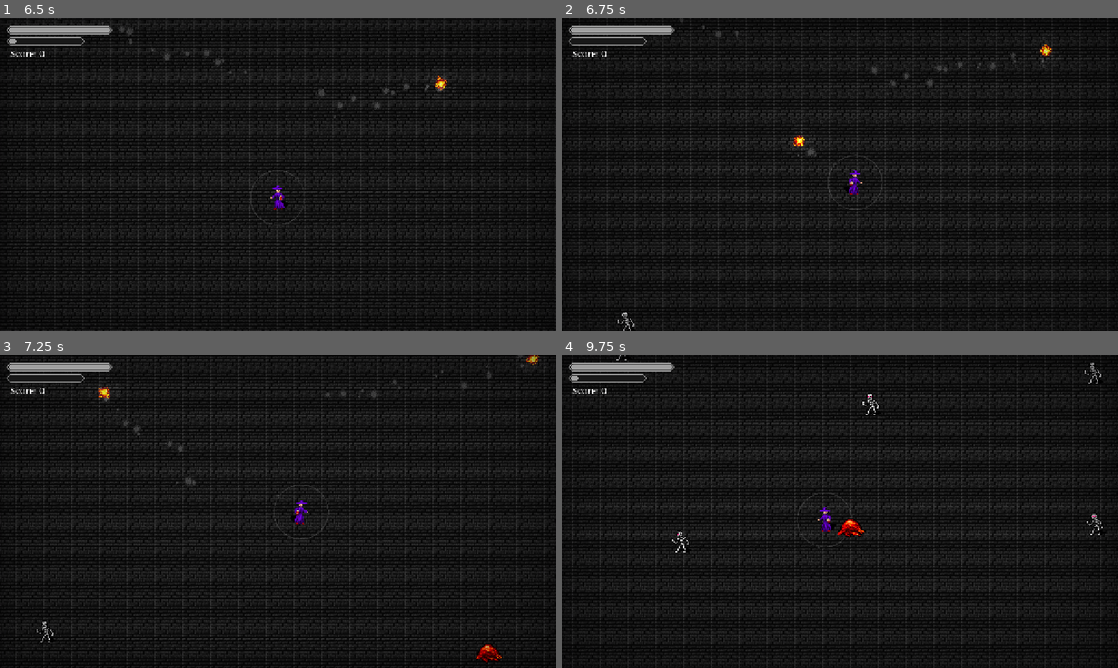
Above: before the commit, frames 1-4 (two rows, left to right).
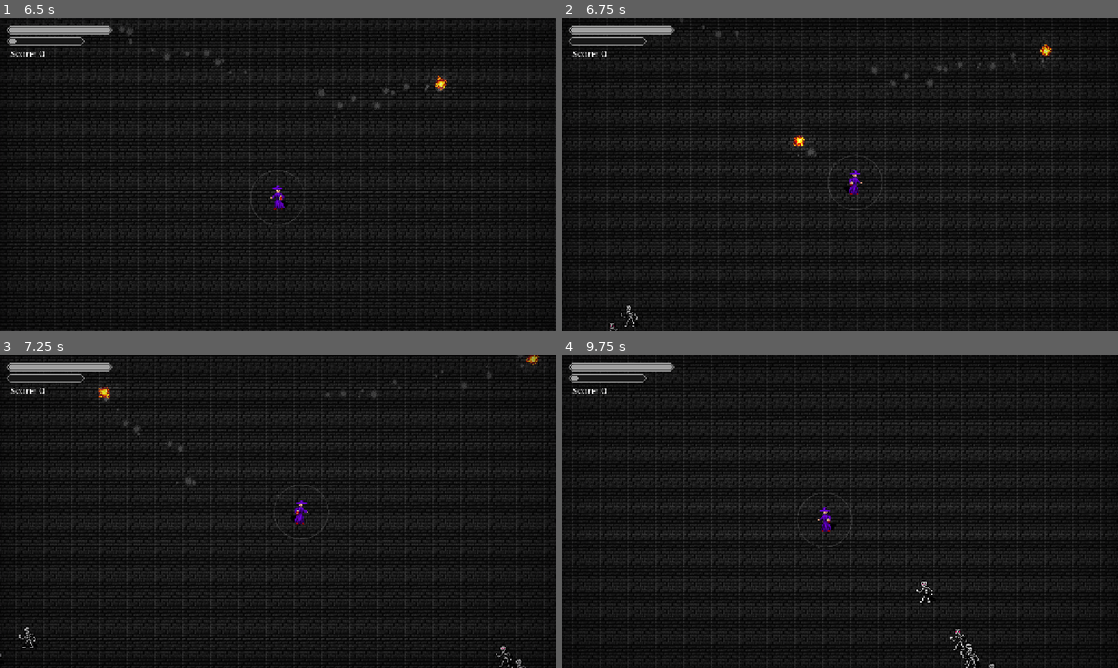
Above: after the commit, the same moments.

Repository: adrianwhatfield/ancient-arena
Game: Godot game, scene res://Scenes/Scenes/Menu/death_screen.tscn
The game is run twice, just before and just after one commit, with the same random seed, the same clock (stepped at 60 frames per second) and the same inputs. This scene is started directly instead of the project's main scene.
Inputs (mouse positions are in pixels of both pictures, inside the frame that each line leads up to):
- Up to frame 1 (6.5 s): click "Restart" at 0.5 s; tap Enter at 1.25 s; move the mouse to (400, 158) at 1.27 s; hold D (right) 1.28-2.03 s; click (400, 158) at 1.35 s; move the mouse to (166, 190) at 2.02 s; hold S (down) 2.03-2.78 s; click (166, 190) at 2.1 s; move the mouse to (333, 105) at 2.77 s; hold D (right) 2.78-3.53 s; click (333, 105) at 2.85 s; move the mouse to (250, 237) at 3.52 s; hold W (up) 3.53-4.28 s; click (250, 237) at 3.6 s; move the mouse to (444, 221) at 4.27 s; hold A (left) 4.28-5.78 s; click (444, 221) at 4.35 s; move the mouse to (111, 127) at 5.02 s; click (111, 127) at 5.1 s; move the mouse to (305, 174) at 5.77 s; hold S (down) from 5.78 s (still down); click (305, 174) at 5.85 s
- Up to frame 2 (6.75 s): move the mouse to (756, 96) at 6.52 s; release S (down) at 6.53 s; hold D (right) from 6.53 s (still down); click (756, 96) at 6.6 s
- Up to frame 3 (7.25 s): keep holding D (right)
- Up to frame 4 (9.75 s): move the mouse to (962, 495) at 7.27 s; release D (right) at 7.28 s; hold W (up) 7.28-8.03 s; click (962, 495) at 7.35 s; move the mouse to (728, 527) at 8.02 s; hold D (right) 8.03-8.78 s; click (728, 527) at 8.1 s; move the mouse to (895, 442) at 8.77 s; hold S (down) 8.78-9.53 s; click (895, 442) at 8.85 s; move the mouse to (812, 574) at 9.52 s; hold A (left) from 9.53 s (still down); click (812, 574) at 9.6 s

Frame 1 is identical in both runs. In frame 2, 0.1% of the frame differs, in the area x 8-14%, y 91-100%; in frame 3, 0.4%; in frame 4, 0.7%, in the area x 9-98%, y 0-100%.

Commit message:
Add boid behaviour to enemies

Diff:
--- a/ancient_arena/Resources/arena_tiles.tres
+++ b/ancient_arena/Resources/arena_tiles.tres
@@ -19,103 +19,75 @@
 texture = ExtResource("1_ns0e4")
 texture_region_size = Vector2i(32, 32)
 0:0/0 = 0
-0:0/0/physics_layer_0/linear_velocity = Vector2(0, 0)
-0:0/0/physics_layer_0/angular_velocity = 0.0
 
 [sub_resource type="TileSetAtlasSource" id="TileSetAtlasSource_xcxgx"]
 texture = ExtResource("2_pafh5")
 texture_region_size = Vector2i(32, 32)
 0:0/0 = 0
-0:0/0/physics_layer_0/linear_velocity = Vector2(0, 0)
-0:0/0/physics_layer_0/angular_velocity = 0.0
 
 [sub_resource type="TileSetAtlasSource" id="TileSetAtlasSource_q1gil"]
 texture = ExtResource("3_pqa0h")
 texture_region_size = Vector2i(32, 32)
 0:0/0 = 0
-0:0/0/physics_layer_0/linear_velocity = Vector2(0, 0)
-0:0/0/physics_layer_0/angular_velocity = 0.0
 
 [sub_resource type="TileSetAtlasSource" id="TileSetAtlasSource_ah2mg"]
 texture = ExtResource("4_gy7gd")
 texture_region_size = Vector2i(32, 32)
 0:0/0 = 0
-0:0/0/physics_layer_0/linear_velocity = Vector2(0, 0)
-0:0/0/physics_layer_0/angular_velocity = 0.0
 
 [sub_resource type="TileSetAtlasSource" id="TileSetAtlasSource_immhx"]
 texture = ExtResource("5_vkl5c")
 texture_region_size = Vector2i(32, 32)
 0:0/0 = 0
-0:0/0/physics_layer_0/linear_velocity = Vector2(0, 0)
-0:0/0/physics_layer_0/angular_velocity = 0.0
 
 [sub_resource type="TileSetAtlasSource" id="TileSetAtlasSource_is608"]
 texture = ExtResource("6_onerw")
 texture_region_size = Vector2i(32, 32)
 0:0/0 = 0
-0:0/0/physics_layer_0/linear_velocity = Vector2(0, 0)
-0:0/0/physics_layer_0/angular_velocity = 0.0
 0:0/0/physics_layer_0/polygon_0/points = PackedVector2Array(-16, -16, 16, -16, 16, 16, -16, 16)
 
 [sub_resource type="TileSetAtlasSource" id="TileSetAtlasSource_2o4a2"]
 texture = ExtResource("7_0js32")
 texture_region_size = Vector2i(32, 32)
 0:0/0 = 0
-0:0/0/physics_layer_0/linear_velocity = Vector2(0, 0)
-0:0/0/physics_layer_0/angular_velocity = 0.0
 0:0/0/physics_layer_0/polygon_0/points = PackedVector2Array(-16, -16, 16, -16, 16, 16, -16, 16)
 
 [sub_resource type="TileSetAtlasSource" id="TileSetAtlasSource_4fvrb"]
 texture = ExtResource("8_eqcb5")
 texture_region_size = Vector2i(32, 32)
 0:0/0 = 0
-0:0/0/physics_layer_0/linear_velocity = Vector2(0, 0)
-0:0/0/physics_layer_0/angular_velocity = 0.0
 0:0/0/physics_layer_0/polygon_0/points = PackedVector2Array(-16, -16, 16, -16, 16, 16, -16, 16)
 
 [sub_resource type="TileSetAtlasSource" id="TileSetAtlasSource_sihtt"]
 texture = ExtResource("9_pn1xj")
 texture_region_size = Vector2i(32, 32)
 0:0/0 = 0
-0:0/0/physics_layer_0/linear_velocity = Vector2(0, 0)
-0:0/0/physics_layer_0/angular_velocity = 0.0
 0:0/0/physics_layer_0/polygon_0/points = PackedVector2Array(-16, -16, 16, -16, 16, 16, -16, 16)
 
 [sub_resource type="TileSetAtlasSource" id="TileSetAtlasSource_atig8"]
 texture = ExtResource("10_abmu8")
 texture_region_size = Vector2i(32, 32)
 0:0/0 = 0
-0:0/0/physics_layer_0/linear_velocity = Vector2(0, 0)
-0:0/0/physics_layer_0/angular_velocity = 0.0
 
 [sub_resource type="TileSetAtlasSource" id="TileSetAtlasSource_vmpjv"]
 texture = ExtResource("11_g2uni")
 texture_region_size = Vector2i(32, 32)
 0:0/0 = 0
-0:0/0/physics_layer_0/linear_velocity = Vector2(0, 0)
-0:0/0/physics_layer_0/angular_velocity = 0.0
 
 [sub_resource type="TileSetAtlasSource" id="TileSetAtlasSource_uysw0"]
 texture = ExtResource("12_qkq1i")
 texture_region_size = Vector2i(32, 32)
 0:0/0 = 0
-0:0/0/physics_layer_0/linear_velocity = Vector2(0, 0)
-0:0/0/physics_layer_0/angular_velocity = 0.0
 
 [sub_resource type="TileSetAtlasSource" id="TileSetAtlasSource_183nm"]
 texture = ExtResource("13_j57kx")
 texture_region_size = Vector2i(32, 32)
 0:0/0 = 0
-0:0/0/physics_layer_0/linear_velocity = Vector2(0, 0)
-0:0/0/physics_layer_0/angular_velocity = 0.0
 
 [sub_resource type="TileSetAtlasSource" id="TileSetAtlasSource_yfy6m"]
 texture = ExtResource("14_j7i70")
 texture_region_size = Vector2i(32, 32)
 0:0/0 = 0
-0:0/0/physics_layer_0/linear_velocity = Vector2(0, 0)
-0:0/0/physics_layer_0/angular_velocity = 0.0
 
 [resource]
 tile_size = Vector2i(32, 32)
--- a/ancient_arena/Scenes/Characters/skeleton.tscn
+++ b/ancient_arena/Scenes/Characters/skeleton.tscn
@@ -1,21 +1,20 @@
-[gd_scene load_steps=4 format=3 uid="uid://h625sfbbmlac"]
+[gd_scene format=3 uid="uid://h625sfbbmlac"]
 
-[ext_resource type="Script" path="res://Scripts/skeleton.gd" id="1_mtqc1"]
+[ext_resource type="Script" uid="uid://n814uww8xitf" path="res://Scripts/skeleton.gd" id="1_mtqc1"]
 [ext_resource type="Texture2D" uid="uid://bdpt0ssq0cqho" path="res://Assets/Art/Characters/skeleton_humanoid_small_new.png" id="2_xuaa8"]
 
 [sub_resource type="RectangleShape2D" id="RectangleShape2D_hpu0b"]
 size = Vector2(10, 11)
 
-[node name="skeleton" type="Area2D"]
-collision_layer = 6
-collision_mask = 0
+[node name="skeleton" type="Area2D" unique_id=678287738 groups=["Skeletons"]]
+collision_layer = 7
 script = ExtResource("1_mtqc1")
 
-[node name="Sprite2D" type="Sprite2D" parent="."]
+[node name="Sprite2D" type="Sprite2D" parent="." unique_id=921905741]
 texture_filter = 1
 texture = ExtResource("2_xuaa8")
 
-[node name="CollisionShape2D" type="CollisionShape2D" parent="."]
+[node name="CollisionShape2D" type="CollisionShape2D" parent="." unique_id=527617206]
 position = Vector2(0, 3.5)
 shape = SubResource("RectangleShape2D_hpu0b")
 
--- a/ancient_arena/Scenes/Characters/slime.tscn
+++ b/ancient_arena/Scenes/Characters/slime.tscn
@@ -1,21 +1,20 @@
-[gd_scene load_steps=4 format=3 uid="uid://bar0xw41uh00x"]
+[gd_scene format=3 uid="uid://bar0xw41uh00x"]
 
-[ext_resource type="Script" path="res://Scripts/slime.gd" id="1_xvobn"]
+[ext_resource type="Script" uid="uid://bhge6krcbgba" path="res://Scripts/slime.gd" id="1_xvobn"]
 [ext_resource type="Texture2D" uid="uid://bydmp70i3n5lm" path="res://Assets/Art/Characters/jelly.png" id="2_f5bq0"]
 
 [sub_resource type="RectangleShape2D" id="RectangleShape2D_1kbsw"]
 size = Vector2(11, 16)
 
-[node name="slime" type="Area2D"]
-collision_layer = 6
-collision_mask = 0
+[node name="slime" type="Area2D" unique_id=995331079]
+collision_layer = 7
 script = ExtResource("1_xvobn")
 
-[node name="Sprite2D" type="Sprite2D" parent="."]
+[node name="Sprite2D" type="Sprite2D" parent="." unique_id=837138285]
 texture_filter = 1
 texture = ExtResource("2_f5bq0")
 
-[node name="CollisionShape2D" type="CollisionShape2D" parent="."]
+[node name="CollisionShape2D" type="CollisionShape2D" parent="." unique_id=1632447967]
 position = Vector2(-0.5, 1)
 shape = SubResource("RectangleShape2D_1kbsw")
 
--- a/ancient_arena/Scenes/Objects/enemy_spawner.tscn
+++ b/ancient_arena/Scenes/Objects/enemy_spawner.tscn
@@ -1,12 +1,11 @@
-[gd_scene load_steps=2 format=3 uid="uid://c8cflvt8r60xu"]
+[gd_scene format=3 uid="uid://c8cflvt8r60xu"]
 
-[ext_resource type="Script" path="res://Scripts/EnemySpawner.gd" id="1_kf6h4"]
+[ext_resource type="Script" uid="uid://cusi2tr18p5si" path="res://Scripts/EnemySpawner.gd" id="1_kf6h4"]
 
-[node name="EnemySpawner" type="Node2D"]
+[node name="EnemySpawner" type="Node2D" unique_id=179733823]
 script = ExtResource("1_kf6h4")
 
-[node name="Timer" type="Timer" parent="."]
-wait_time = 5.0
+[node name="Timer" type="Timer" parent="." unique_id=1986362070]
 autostart = true
 
 [connection signal="timeout" from="Timer" to="." method="_on_timer_timeout"]
--- a/ancient_arena/Scripts/EnemySpawner.gd
+++ b/ancient_arena/Scripts/EnemySpawner.gd
@@ -13,6 +13,6 @@
 	if chance <= 0.6:
 		owner.add_child(skeleton)
 		skeleton.transform = global_transform
-	elif chance >= 0.3:
-		owner.add_child(slime)
-		slime.transform = global_transform
+	#elif chance >= 0.3:
+		#owner.add_child(slime)
+		#slime.transform = global_transform
--- a/ancient_arena/Scripts/player.gd
+++ b/ancient_arena/Scripts/player.gd
@@ -25,6 +25,8 @@
 		$Sprite2D.flip_h = true
 	elif velocity.x < 0:
 		$Sprite2D.flip_h = false
+
+	stats.position = position
 
 func _process(delta):
 	$Wand.look_at(get_shoot_vector())
--- a/ancient_arena/Scripts/skeleton.gd
+++ b/ancient_arena/Scripts/skeleton.gd
@@ -1,20 +1,108 @@
 extends Area2D
+class_name Skeleton
 
 var stats = preload("res://Resources/player_stats.tres")
 
 var health = 10
 var damage = 4
-var speed = 100.0
+var speed = 25.0
 var score = 15
 
+var velocity = Vector2()
+var acceleration = Vector2()
+var boids = []
+
+var perception_radius = 50.0 #50
+var centralisation_force_radius = 10.0 #10
+
+var centralisation_force = 1.0 #0.5
+var steer_force = 100.0 #50.0
+var alignment_force = 2.4 #1.2
+var cohesion_force = 1.0 #0.5
+var seperation_force = 2.0 #1.0
+
 var target = Vector2.ZERO
+
+func _ready() -> void:
+	var boid_group = get_tree().get_nodes_in_group("Skeletons")
+	for boid in boid_group:
+		boids.append(boid)
 
 func _process(delta):
 	if health < 0:
 		stats.score += score
+		self.remove_from_group("Skeletons")
 		queue_free()
 
 func _physics_process(delta):
-	target = get_parent().get_node("Player")
-	if position.distance_to(target.position) > 10:
-		position = position.move_toward(target.position, delta * speed)
+	var neighbors = get_neighbors(perception_radius)
+	target = stats.position
+
+	acceleration += process_alignments(neighbors) * alignment_force
+	acceleration += process_cohesion(neighbors) * cohesion_force
+	acceleration += process_seperation(neighbors) * seperation_force
+	acceleration += process_centrailisation(target) * centralisation_force
+
+	velocity += acceleration * delta
+	# TODO: Clamp velocity to max speed
+
+	translate(velocity * delta)
+
+func steer(towards):
+	var steer: Vector2 = towards - velocity
+	steer = steer.normalized()
+	return steer
+
+func process_seperation(neighbors):
+	var vector: Vector2 = Vector2()
+	var close_neighbors = []
+	for boid in neighbors:
+		if position.distance_to(boid.position) < perception_radius / 2:
+			close_neighbors.push_back(boid)
+
+	if close_neighbors.is_empty():
+		return vector
+
+	for boid in close_neighbors:
+		var difference: Vector2 = position - boid.position
+		vector += difference.normalized() / difference.length()
+
+	vector /= close_neighbors.size()
+
+	return steer(vector.normalized() * speed)
+
+func process_alignments(neighbors):
+	var vector: Vector2 = Vector2()
+	if neighbors.is_empty():
+		return vector
+
+	for boid in neighbors:
+		vector += boid.velocity
+	vector /= neighbors.size()
+
+	return steer(vector.normalized() * speed)
+
+func process_cohesion(neighbors):
+	var vector: Vector2 = Vector2()
+	if neighbors.is_empty():
+		return vector
+	for boid in neighbors:
+		vector += boid.position
+	vector /= neighbors.size()
+
+	return steer((vector - position).normalized() * speed)
+
+func process_centrailisation(centre: Vector2):
+	if position.distance_to(centre) < centralisation_force_radius:
+		return Vector2()
+
+	return steer((centre - position).normalized() * speed)
+
+func get_neighbors(view_radius):
+	var neighbors = []
+
+	for boid in boids:
+		if position.distance_to(boid.position) <= view_radius and not boid == self:
+			neighbors.push_back(boid)
+
+		return neighbors
--- a/ancient_arena/project.godot
+++ b/ancient_arena/project.godot
@@ -29,6 +29,11 @@
 window/size/viewport_height=720
 window/stretch/mode="canvas_items"
 window/stretch/aspect="expand"
+
+[global_group]
+
+Slimes=""
+Skeletons=""
 
 [input]
 
--- a/ancient_arena/stats.gd
+++ b/ancient_arena/stats.gd
@@ -17,6 +17,8 @@
 @export var score: int
 @export var coins: float
 
+var position: Vector2
+
 func calculate_coins():
 	coins += score * 0.1
 
Not shown: 1 places in ancient_arena/Resources/arena_tiles.tres that only renumber resources
